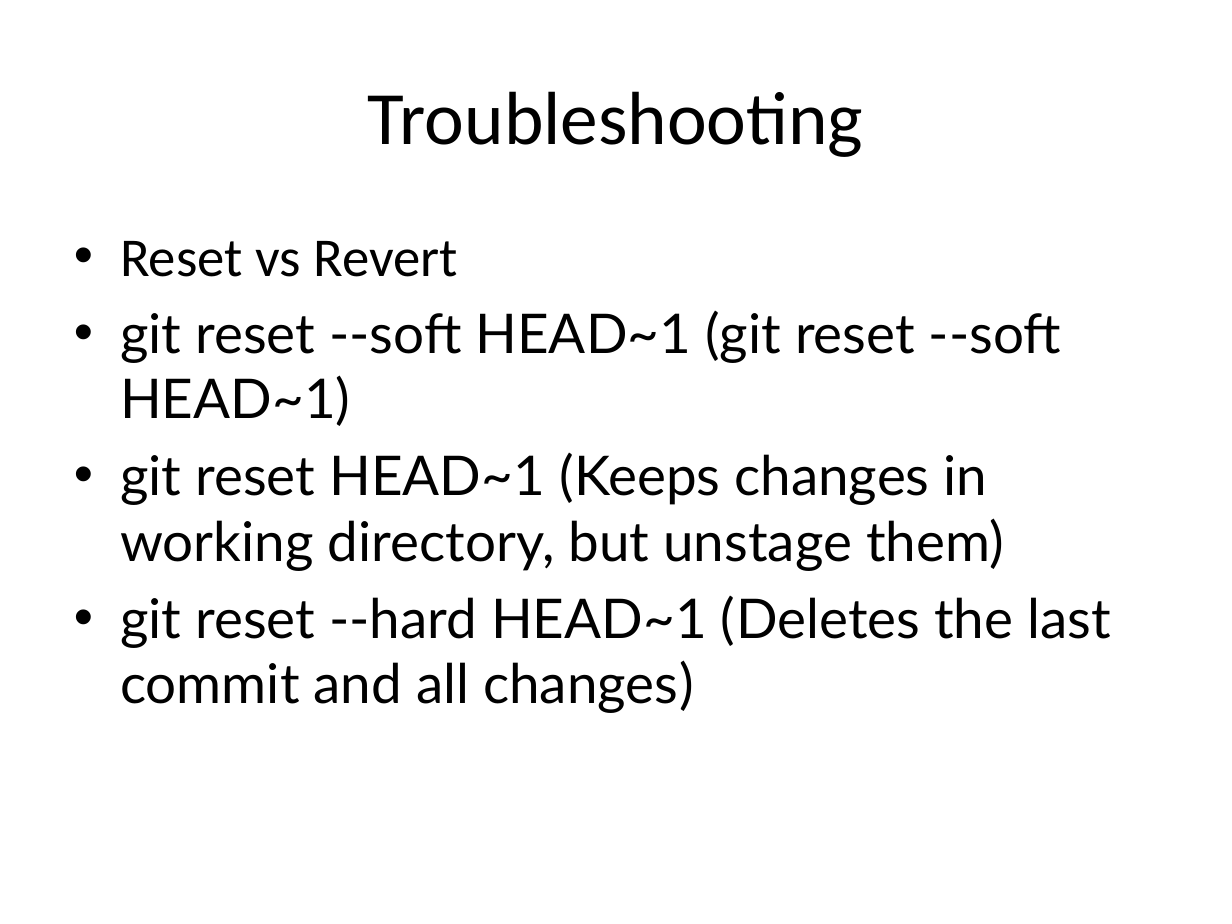
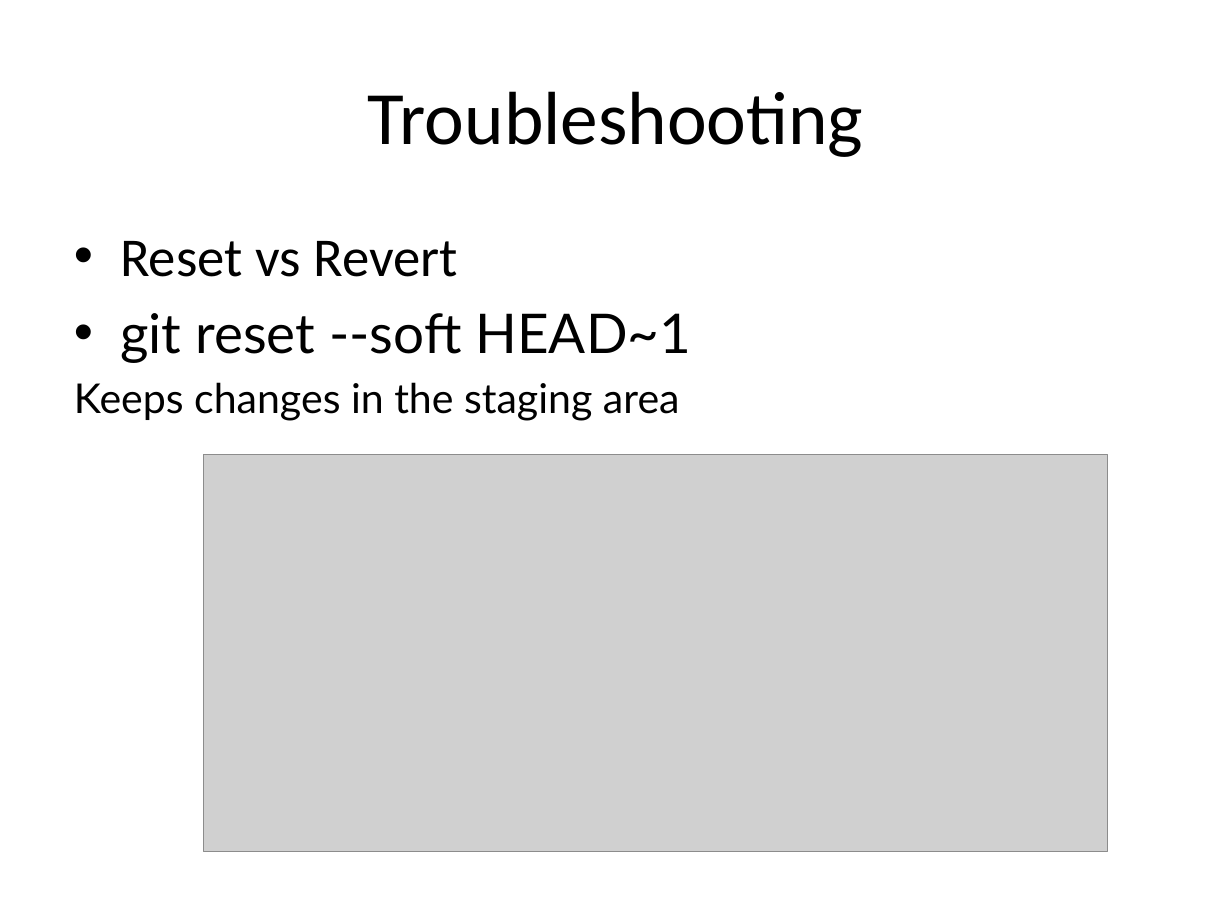
Before and after one commit to duongbach202156/git-test, a slide deck: slide 21 of src/main/resources/Git_Slide.pptx (slide 19 before the commit). Drawn at 1232x924 pixels with LibreOffice and Linux fonts; fonts in the diff are those of the drawing; grey boxes stand for pictures. Boxes give left, top, right and bottom in pixels: in the first picture for what was removed or moved away, otherwise in the second. Text is boxed around its words. In the diff, an @@ line names an element or a change of style, - is before the commit and + after.

```diff
--- a/src/main/resources/Git_Slide.pptx
+++ b/src/main/resources/Git_Slide.pptx
@@ text at [74,313,692,421]: text changed; size 32 to 24 pt @@
-• git reset --soft HEAD~1 (git reset --soft HEAD~1)
-• git reset HEAD~1 (Keeps changes in working directory, but unstage them)
-• git reset --hard HEAD~1 (Deletes the last commit and all changes)
+• git reset --soft HEAD~1
+Keeps changes in the staging area
@@ picture added at [203,455,1108,853] @@
```
Also in this commit, not shown: 8 other slides changed, 7 slides added.
